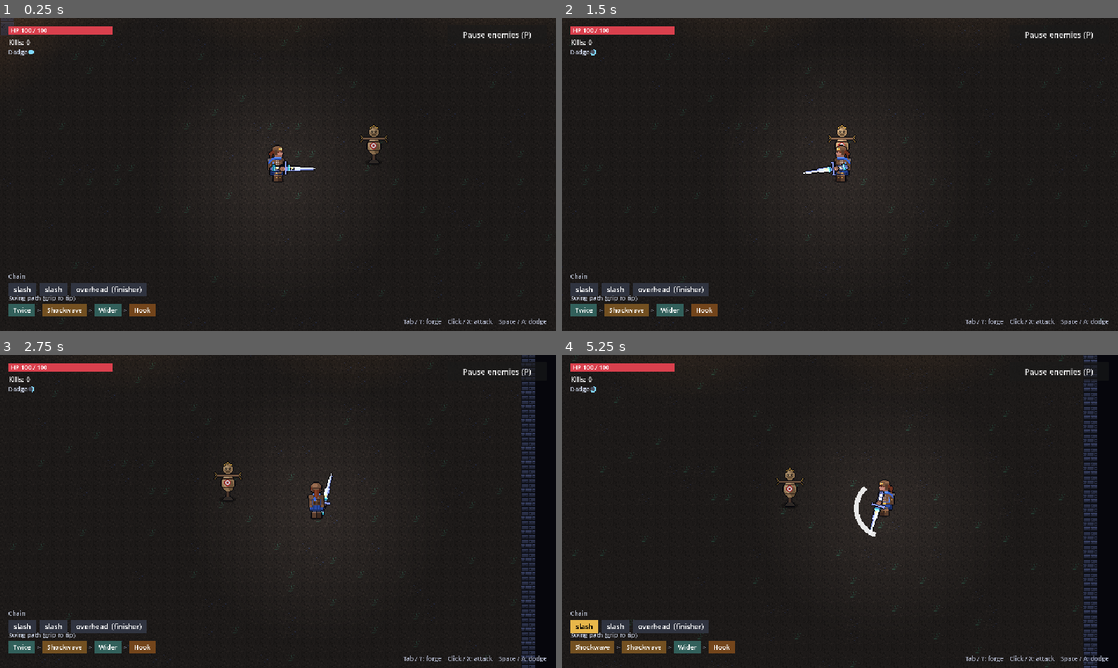
Above: before the commit, frames 1-4 (two rows, left to right).
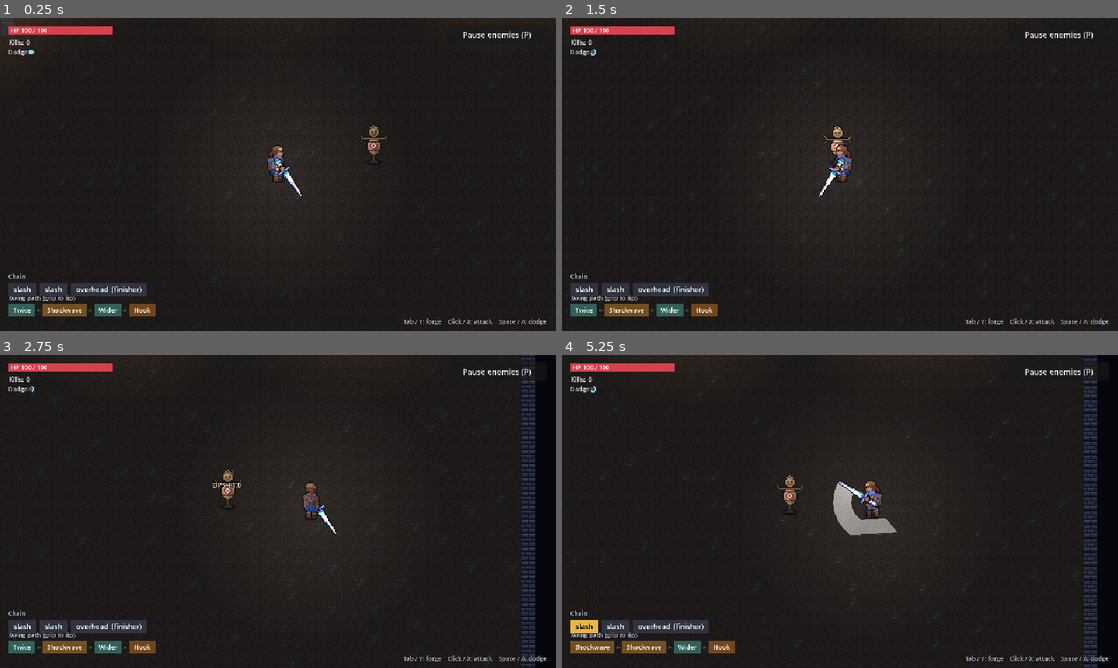
Above: after the commit, the same moments.

Repository: Durrannus/Modular-weapon-prototype
Game: Godot game, scene res://scenes/main.tscn
Same seed, same stepped clock (60 frames per second), same inputs: the game is played once before the commit and once after it.
Inputs (mouse positions are in pixels of both pictures, inside the frame that each line leads up to):
- Up to frame 1 (0.25 s): no input
- Up to frame 2 (1.5 s): tap Enter (menu_place) at 0.5 s; move the mouse to (962, 158) at 0.52 s; hold D (move_right) 0.53-1.28 s; click (962, 158) at 0.6 s; tap Space (dash) at 0.8, 1.35 s; move the mouse to (728, 190) at 1.27 s; hold Escape (menu_back) from 1.28 s (still down)
- Up to frame 3 (2.75 s): click (166, 527) at 1.55 s; move the mouse to (333, 442) at 2.02 s; release Escape (menu_back) at 2.03 s; hold D (move_right) from 2.03 s (still down); click (333, 442) at 2.1 s; tap Space (dash) at 2.3 s
- Up to frame 4 (5.25 s): move the mouse to (812, 574) at 2.77 s; release D (move_right) at 2.78 s; hold W (move_up) 2.78-3.53 s; tap Tab (build) at 2.85 s; click (812, 574) at 3.05 s; tap Space (dash) at 3.5, 3.6 s; move the mouse to (1006, 558) at 3.52 s; hold A (move_left) 3.53-5.03 s; move the mouse to (673, 464) at 4.27 s; tap P (toggle_spawning) at 4.35 s; click (673, 464) at 4.55 s; tap Enter (menu_place) at 5 s; move the mouse to (867, 511) at 5.02 s; hold Escape (menu_back) from 5.03 s (still down); tap Shift at 5.1 s; click (867, 511) at 5.17 s

The runs differ from the first frame. In frame 1, 0.3% of the frame differs, in the area x 48-57%, y 44-58%; in frame 2, 1.1%; in frame 3, 2.7%; in frame 4, 4.1%, in the area x 1-97%, y 0-100%.

Commit message:
Swing feel: sword rests at the side, arm swings round the body
- The sword rests lowered at the side by facing, instead of pointing at
  the mouse. It only swings out toward the aim when attacking.
- The hand orbits the shoulder, so the whole arm and sword sweep round
  the body: wind up, a fast sweep that eases out, a small follow-through.
- Slashes alternate direction; the overhead winds up behind and lands
  with a bigger step and squash.
- The body steps into each swing, leans, and squashes and stretches.
- A smooth smear trail follows the blade (replaces the flat arc).
- Hits use the swing direction set at the start of the step.

Co-Authored-By: Claude Opus 5.5 <noreply@anthropic.com>
Claude-Session: https://claude.ai/code/session_01PcDKVkPofzbtLy82C9TbQ8

Diff:
--- a/scripts/fx/fx.gd
+++ b/scripts/fx/fx.gd
@@ -34,6 +34,8 @@
 	c.a = 1.0 - k
 	var line_w := (16.0 if thick else 10.0) * (1.0 - k) + 2.0
 	match kind:
+		"none":
+			pass
 		"line":
 			draw_line(dir * 20.0, dir * radius, c, minf(width, 14.0) * (1.0 - k) + 2.0)
 		"circle":
--- a/scripts/player.gd
+++ b/scripts/player.gd
@@ -68,6 +68,21 @@
 var weapon_group: CanvasGroup  # holds the sword so it gets one outline
 var anim_time := 0.0
 
+# Swing animation. The sword rests lowered at the side and only swings out on attack.
+# The hand orbits the shoulder, so the whole arm and sword sweep round the body.
+const SHOULDER := Vector2(0, -18)   # relative to the player's centre
+const ARM := 15.0                   # shoulder to hand while swinging
+var swing_side := 1.0               # +1 / -1: slashes alternate direction
+var pose_angle := PI * 0.4          # what's drawn, smoothed toward the target pose
+var pose_hand := Vector2(10, -14)
+var pose_from_angle := 0.0          # where the current swing started from
+var trail: Array = []               # [hand, angle, time] samples while sweeping
+var trail_layer: Node2D
+var squash := Vector2.ONE           # body squash and stretch
+var lean := 0.0                     # body lean in radians
+var stepped := false                # has this swing's step forward happened
+var trail_te := -1.0                # step time of the last trail sample
+
 # Swing path runes
 const REPEAT_GAP := 0.16      # Twice: the second go comes this long after the first
 const MAX_DODGES_WIND := 2    # Second Wind can top dodges up past the normal 1
@@ -102,6 +117,12 @@
 	# The sword is its own layer so it can sit behind the body when facing up.
 	# All sword parts and the hand go in one CanvasGroup so the outline shader
 	# draws one outline round the assembled sword.
+	trail_layer = Node2D.new()
+	var add := CanvasItemMaterial.new()
+	add.blend_mode = CanvasItemMaterial.BLEND_MODE_ADD
+	trail_layer.material = add
+	add_child(trail_layer)
+	trail_layer.draw.connect(_draw_trail)
 	weapon_group = CanvasGroup.new()
 	weapon_group.name = "Weapon"
 	var mat := ShaderMaterial.new()
@@ -258,6 +279,10 @@
 	queued = false
 	anim_move = move
 	anim_dir = aim_dir
+	swing_side = 1.0 if current_step % 2 == 0 else -1.0
+	pose_from_angle = wrapf(pose_angle - anim_dir.angle(), -PI, PI)
+	stepped = false
+	trail_te = 0.0
 	# The swing travels up the sword: each slot lights for a moment, grip to tip.
 	for i in weapon.get("line", []).size():
 		sweep_flash[i] = game_time + float(i) * 0.04
@@ -285,7 +310,7 @@
 	var reach: float = float(info["reach"]) * float(weapon.get("reach", 1.0)) * area
 	var dmg: float = float(weapon.get("damage", 4.0)) * float(info["power"])
 	var knock: float = info["knock"]
-	var dir := aim_dir
+	var dir := anim_dir
 	var hits := 0
 	var hit_list: Array = []
 
@@ -314,6 +339,8 @@
 
 	var fx := Fx.new()
 	fx.kind = str(info["shape"])
+	if fx.kind == "arc":
+		fx.kind = "none"  # the sword's own trail shows the slash
 	fx.dir = dir
 	fx.radius = reach
 	fx.arc = float(info.get("arc", 120.0))
@@ -638,6 +665,8 @@
 	facing = _facing_of(aim_dir if current_step < 0 else anim_dir)
 	weapon_group.show_behind_parent = facing == "up"
 	anim_time += delta
+	_update_pose(delta)
+	trail_layer.queue_redraw()
 	# The outline is one game pixel: as many screen pixels as the window's scale.
 	var scale_px := maxf(floorf(float(get_window().size.y) / 360.0), 1.0)
 	(weapon_group.material as ShaderMaterial).set_shader_parameter("px", scale_px)
@@ -662,7 +691,11 @@
 	var tex := Art.texture("body/ivy_%s.png" % strip[0])
 	if tex != null:
 		var tint := Color(2.0, 2.0, 2.0) if blink else Color.WHITE
-		Art.draw_strip(self, tex, strip[1], strip[2], FEET, _body_origin(), false, tint)
+		var fw := tex.get_width() / maxi(int(strip[1]), 1)
+		var src := Rect2(float(posmod(int(strip[2]), int(strip[1])) * fw), 0.0, float(fw), float(tex.get_height()))
+		draw_set_transform(FEET, lean, Vector2(Art.PIXEL * squash.x, Art.PIXEL * squash.y))
+		draw_texture_rect_region(tex, Rect2(-_body_origin(), src.size), src, tint)
+		draw_set_transform(Vector2.ZERO, 0.0, Vector2.ONE)
 		return
 	# Stand-in body: a circle with eyes showing which way it faces.
 	var body := Color(1, 1, 1) if blink else color
@@ -724,27 +757,133 @@
 const HAND_CELL := 5.0                      # art pixels per grid cell in hand
 const HAND_GRIP := Vector2(1.5, 5.0)        # where the hand holds it, in grid cells
 
+## The sword's pose: [angle, hand position relative to the player's centre].
 func _sword_pose() -> Array:
-	var angle := aim_dir.angle()
-	var extend := 0.0
+	return [pose_angle, pose_hand]
+
+
+## The swing curve for each move, as angles relative to the swing direction.
+## [start, end, arm at start, arm at end]. Slashes are mirrored on every other step.
+const SWING_CURVES := {
+	"slash": [-1.75, 1.5, 12.0, 16.0],
+	"overhead": [-2.7, 0.6, 8.0, 18.0],
+	"stab": [0.0, 0.0, 4.0, 26.0],
+	"lunge": [0.0, 0.0, 4.0, 26.0],
+	"spin": [0.0, TAU, 14.0, 14.0],
+}
+
+
+## Where the sword should be right now, during a swing. Returns [angle, hand, sweeping].
+func _attack_pose() -> Array:
+	var info: Dictionary = MOVES.get(anim_move, MOVES["slash"])
+	var curve: Array = SWING_CURVES.get(anim_move, SWING_CURVES["slash"])
+	var side := swing_side if anim_move == "slash" else 1.0
+	var hit_at := float(info["windup"]) / _speed()
+	var sweep_start := maxf(hit_at - 0.035, 0.0)
+	var sweep_end := hit_at + 0.065
+	var start_a: float = float(curve[0]) * side
+	var end_a: float = float(curve[1]) * side
+	var rel := 0.0
+	var arm := 0.0
+	var sweeping := false
+	var te := step_elapsed
+	if te < sweep_start:
+		# Wind up: pull back from wherever the sword was to the start of the swing.
+		var k := ease(clampf(te / maxf(sweep_start, 0.001), 0.0, 1.0), 0.4)
+		rel = lerp_angle(pose_from_angle, start_a, k)
+		arm = lerpf(14.0, float(curve[2]), k)
+	elif te < sweep_end:
+		# The swing itself: fast out, slowing at the end.
+		var k := clampf((te - sweep_start) / (sweep_end - sweep_start), 0.0, 1.0)
+		var e := 1.0 - pow(1.0 - k, 3.0)
+		rel = lerpf(start_a, end_a, e)
+		arm = lerpf(float(curve[2]), float(curve[3]), e)
+		sweeping = true
+	else:
+		# Follow through: a small overshoot that settles.
+		var k := te - sweep_end
+		rel = end_a + side * 0.18 * sin(minf(k / 0.12, 1.0) * PI) * (1.0 if anim_move != "stab" and anim_move != "lunge" else 0.0)
+		arm = lerpf(float(curve[3]), 14.0, clampf(k / 0.2, 0.0, 1.0))
+	var angle := anim_dir.angle() + rel
+	return [angle, SHOULDER + Vector2.RIGHT.rotated(angle) * arm, sweeping]
+
+
+## Resting pose: the sword lowered at the side, by the hand on the body sprite.
+func _rest_pose() -> Array:
+	var a := 0.95
+	match facing:
+		"left":
+			a = PI - 0.95
+		"down":
+			a = 2.2
+		"up":
+			a = 0.95
+	return [a, _hand_point()]
+
+
+func _update_pose(delta: float) -> void:
 	if current_step >= 0:
-		angle = anim_dir.angle()
-		# Before the hit lands the sword is held back; after, it swings through (~0.14s).
-		var after := 0.0
-		if hit_time < 0.0:
-			var info: Dictionary = MOVES.get(anim_move, MOVES["slash"])
-			after = clampf((step_elapsed - float(info["windup"]) / _speed()) / 0.14, 0.0, 1.0)
-		match anim_move:
-			"stab", "lunge":
-				extend = (sin(after * PI) * 26.0) if hit_time < 0.0 else -6.0
-			"spin":
-				angle += after * TAU
-			"overhead":
-				angle += -2.2 if hit_time >= 0.0 else lerpf(-2.2, 0.3, minf(after * 2.0, 1.0))
-				extend = 0.0 if hit_time >= 0.0 else 6.0
-			_:
-				angle += -1.2 if hit_time >= 0.0 else lerpf(-1.2, 1.2, after)
-	return [angle, extend]
+		var p := _attack_pose()
+		pose_angle = p[0]
+		pose_hand = p[1]
+		if p[2] or (trail_te >= 0.0 and trail_te < step_elapsed):
+			# Fill the trail at small time steps so it stays a smooth arc at any frame rate.
+			var now := step_elapsed
+			var te := trail_te if trail_te >= 0.0 else now
+			while te < now:
+				step_elapsed = te
+				var q := _attack_pose()
+				if q[2]:
+					trail.append([q[1], q[0], game_time - (now - te)])
+				te += 0.006
+			step_elapsed = now
+			trail.append([pose_hand, pose_angle, game_time])
+			trail_te = now if p[2] else -1.0
+			if not stepped:
+				# Step into the swing: the body moves, not just the hand.
+				stepped = true
+				var dist := 30.0 if anim_move == "overhead" else (12.0 if anim_move == "stab" else 18.0)
+				if not MOVES.get(anim_move, {}).has("dash"):
+					lunge_dir = anim_dir
+					lunge_timer = 0.07
+					lunge_speed = dist / 0.07
+				squash = Vector2(0.9, 1.1) if anim_move == "overhead" else Vector2(0.95, 1.06)
+		elif step_elapsed < float(MOVES.get(anim_move, MOVES["slash"])["windup"]) / _speed():
+			# Wind up: crouch into it.
+			squash = squash.lerp(Vector2(1.1, 0.9) if anim_move == "overhead" else Vector2(1.04, 0.96), 1.0 - exp(-30.0 * delta))
+		lean = lerpf(lean, signf(anim_dir.x) * (0.16 if anim_move == "overhead" else 0.1), 1.0 - exp(-20.0 * delta))
+	else:
+		var r := _rest_pose()
+		var k := 1.0 - exp(-14.0 * delta)
+		pose_angle = lerp_angle(pose_angle, r[0], k)
+		pose_hand = pose_hand.lerp(r[1], k)
+		lean = lerpf(lean, 0.0, 1.0 - exp(-12.0 * delta))
+	squash = squash.lerp(Vector2.ONE, 1.0 - exp(-12.0 * delta))
+	while not trail.is_empty() and game_time - float(trail[0][2]) > 0.12:
+		trail.pop_front()
+
+
+## The swing's smear: a fading band between the hand end and the tip.
+func _draw_trail() -> void:
+	if trail.size() < 2 or not weapon.has("blade"):
+		return
+	var length_px := SwordArt.pivot(weapon["blade"], weapon["grip"], "hand").y * Art.PIXEL
+	var col: Color = weapon.get("hit_color", Color.WHITE).lerp(Color(0.75, 0.88, 1.0), 0.5)
+	for i in range(1, trail.size()):
+		var a: Array = trail[i - 1]
+		var b: Array = trail[i]
+		var age := (game_time - float(b[2])) / 0.12
+		var alpha := clampf(1.0 - age, 0.0, 1.0) * 0.55
+		var da := Vector2.RIGHT.rotated(float(a[1]))
+		var db := Vector2.RIGHT.rotated(float(b[1]))
+		var pts := PackedVector2Array([a[0] + da * length_px * 0.45, a[0] + da * length_px, b[0] + db * length_px, b[0] + db * length_px * 0.45])
+		draw_colored_polygon_on(trail_layer, pts, Color(col.r, col.g, col.b, alpha))
+
+
+func draw_colored_polygon_on(ci: CanvasItem, pts: PackedVector2Array, c: Color) -> void:
+	# Long sweeps can make the quad cross itself; split it into two triangles.
+	ci.draw_colored_polygon(PackedVector2Array([pts[0], pts[1], pts[2]]), c)
+	ci.draw_colored_polygon(PackedVector2Array([pts[0], pts[2], pts[3]]), c)
 
 
 func _draw_weapon() -> void:
@@ -752,8 +891,7 @@
 		return
 	var pose := _sword_pose()
 	var angle: float = pose[0]
-	var d := Vector2.RIGHT.rotated(angle)
-	var hand := _hand_point() + d * float(pose[1])
+	var hand: Vector2 = pose[1]
 	# Art space: x right, y down, tip at the top. Rotate so "up" points along d.
 	weapon_layer.draw_set_transform(hand, angle + PI * 0.5, Vector2(Art.PIXEL, Art.PIXEL))
 	var blade: String = weapon["blade"]
@@ -784,8 +922,7 @@
 func _slot_world(i: int) -> Vector2:
 	var pose := _sword_pose()
 	var angle: float = pose[0]
-	var d := Vector2.RIGHT.rotated(angle)
-	var hand := _hand_point() + d * float(pose[1])
+	var hand: Vector2 = pose[1]
 	var blade: String = weapon["blade"]
 	var grip: String = weapon["grip"]
 	var local := (SwordArt.slot_center(blade, grip, "hand", i) - SwordArt.pivot(blade, grip, "hand")) * Art.PIXEL
@@ -799,7 +936,7 @@
 	var blade: String = weapon.get("blade", "iron_blade")
 	var grip: String = weapon.get("grip", "wooden_grip")
 	var length_px := SwordArt.pivot(blade, grip, "hand").y * Art.PIXEL
-	return global_position + _hand_point() + d * (float(pose[1]) + length_px)
+	return global_position + pose[1] + d * length_px
 
 
 static func _layer_rank(t: int) -> int:
